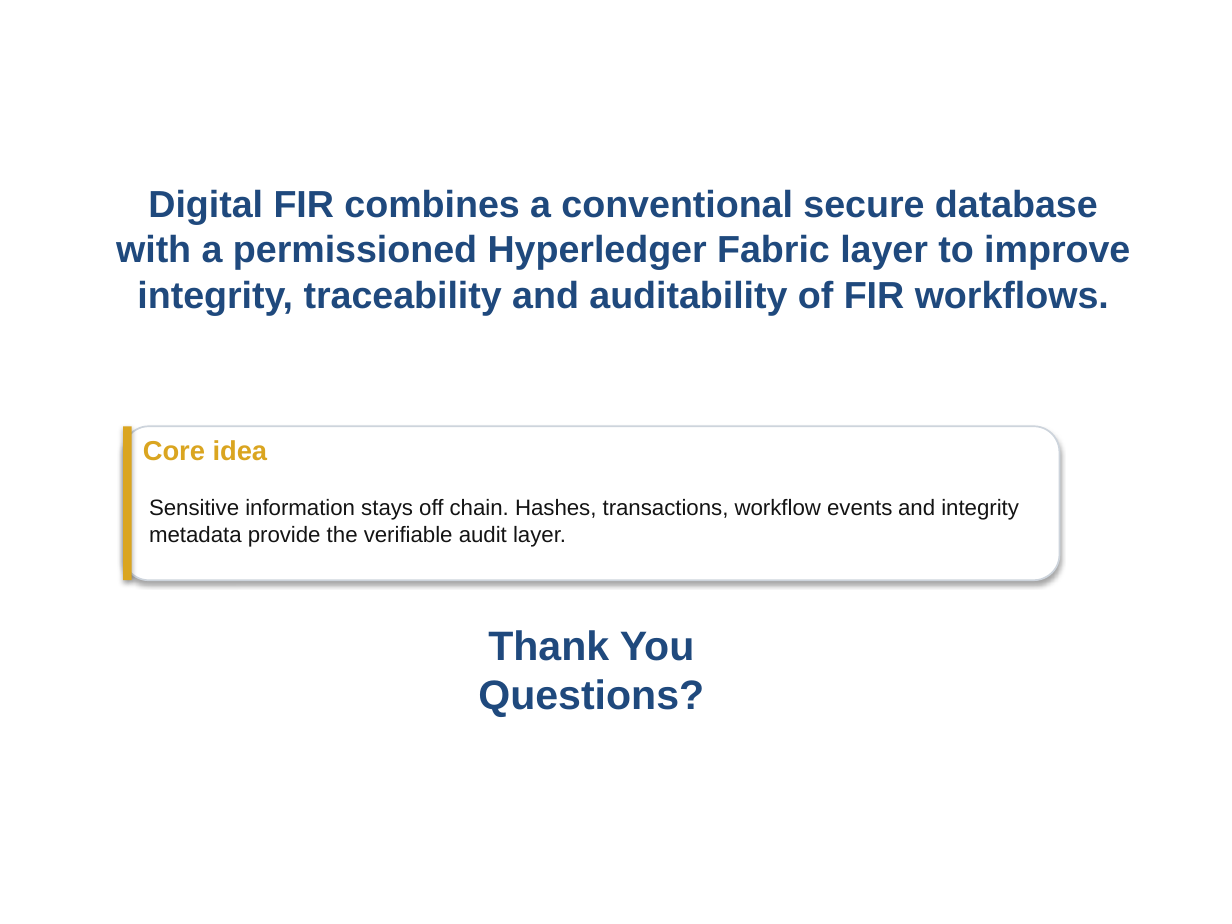
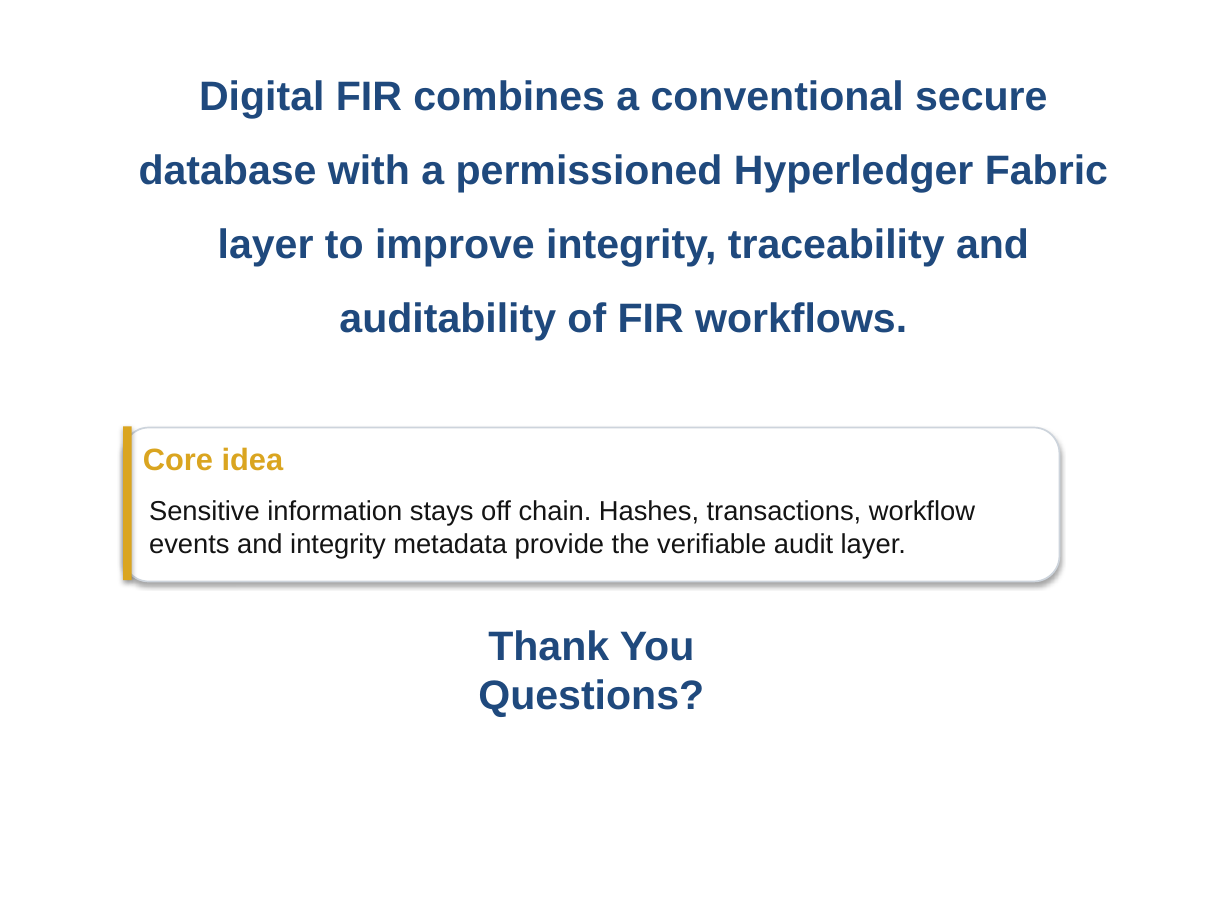
Before and after one commit to Sharaiz333/FYPBSCS_Digital-FIR-blockchain_2026, a slide deck: slide 24 of Final_Digital_FIR_Final_FYP_Presentation.pptx (slide 23 before the commit). Drawn at 1232x924 pixels with LibreOffice and Linux fonts; fonts in the diff are those of the drawing; background and template pictures are left out. Boxes give left, top, right and bottom in pixels: in the first picture for what was removed or moved away, otherwise in the second. Text is boxed around its words. In the diff, an @@ line names an element or a change of style, - is before the commit and + after.

```diff
--- a/Final_Digital_FIR_Final_FYP_Presentation.pptx
+++ b/Final_Digital_FIR_Final_FYP_Presentation.pptx
@@ text "Digital FIR combines a conventional ..." at (x1=139, y1=80, x2=1108, y2=340): size 22 to 24 pt; line spacing 1 to 1.5 @@
@@ text "Core idea" at (x1=143, y1=447, x2=284, y2=471): size 16 to 18 pt @@
@@ text "Sensitive information stays off chain. ..." at (x1=149, y1=500, x2=975, y2=559): size 13 to 16 pt @@
```
Also in this commit, not shown: 13 other slides changed, 1 slide added, 3 other files.
